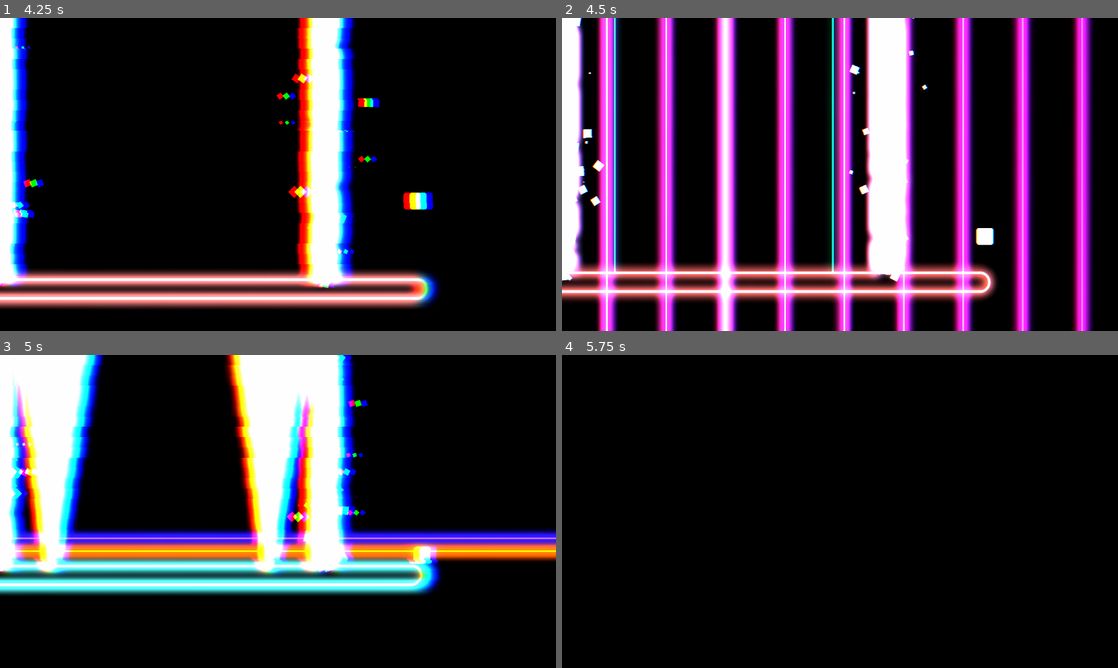
Above: before the commit, frames 1-4 (two rows, left to right).
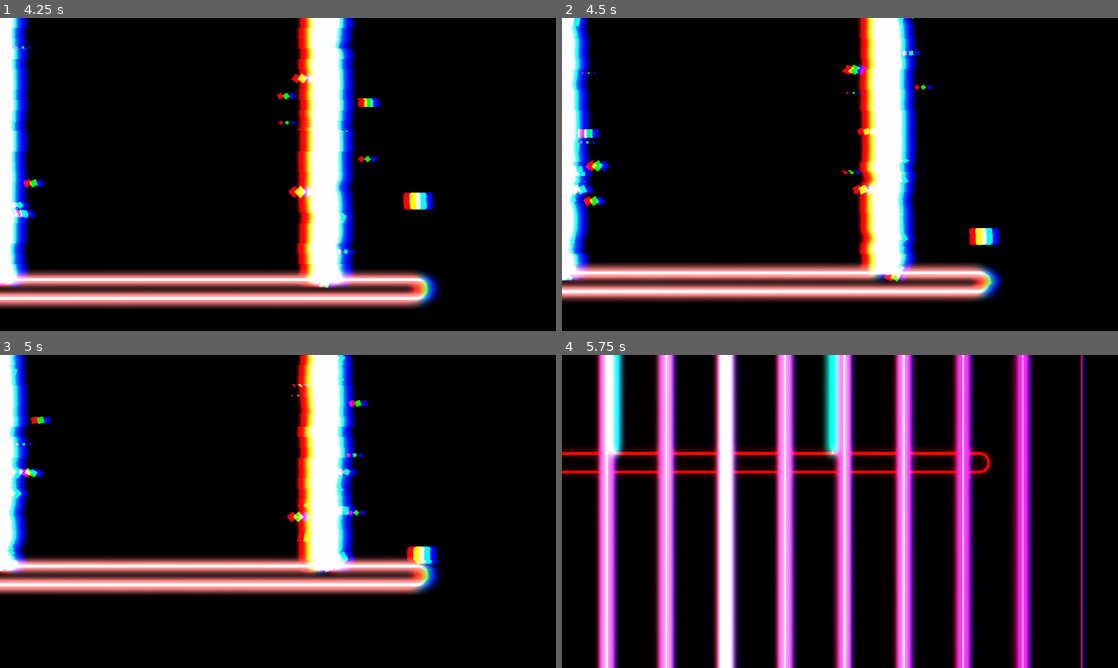
Above: after the commit, the same moments.

Repository: FireEntity1/beat-jumper
Game: Godot game, scene res://scenes/main_game.tscn
Two runs of this game, one before a commit and one after it. Both use one fixed random seed, a clock stepped at 60 frames per second and the inputs below. Sound files missing from this copy of the repository are replaced by a short silence.
Inputs (mouse positions are in pixels of both pictures, inside the frame that each line leads up to):
- Up to frame 1 (4.25 s): tap Enter at 0.5 s; move the mouse to (400, 158) at 0.52 s; hold D (right) 0.53-1.25 s; hold Shift (shift) 0.53-1.25 s; click (400, 158) at 0.67 s; tap Space (jump) at 0.77, 3.77 s; drag from (166, 190) to (250, 237) at 1.27 s; move the mouse to (333, 105) at 2.02 s; hold Left (left) 2.03-2.75 s; hold Shift (shift) 2.03-2.75 s; click (333, 105) at 2.17 s; drag from (250, 237) to (139, 268) at 2.77 s; move the mouse to (444, 221) at 3.52 s; hold D (right) from 3.53 s (still down); hold Shift (shift) from 3.53 s (still down); tap Alt at 3.6 s; click (444, 221) at 3.67 s
- Up to frame 2 (4.5 s): release D (right) at 4.25 s; release Shift (shift) at 4.25 s; drag from (673, 127) to (756, 96) at 4.27 s
- Up to frame 3 (5 s): no input
- Up to frame 4 (5.75 s): move the mouse to (867, 511) at 5.02 s; hold D (right) from 5.03 s (still down); hold Shift (shift) from 5.03 s (still down); tap Ctrl (dash) at 5.1 s; click (867, 511) at 5.17 s

Frame 1 is identical in both runs. In frame 2, 43% of the frame differs, in the area x 0-96%, y 0-100%; in frame 3, 31%; in frame 4, 37%.

Commit message:
feat: better event editing

Diff:
--- a/scripts/editor.gd
+++ b/scripts/editor.gd
@@ -2,6 +2,8 @@
 
 const TRACK = preload("res://components/track.tscn")
 const EVENT = preload("res://components/editor_event.tscn")
+
+const EVENT_WIDTH = 300
 
 var last_beat = {}
 
@@ -21,8 +23,6 @@
 var save_dir: String
 
 var cursor: float
-
-const EVENT_WIDTH = 300
 
 var cur_bpm: float
 
@@ -122,7 +122,6 @@
 		var events = groups[key]
 		var event = events[-1]
 		var track = $scroll/tracks.get_node(event.type + "/hbox")
-		#add_spacer(track, event.beat, event)
 
 		var max_width = EVENT_WIDTH*float(editor_scale)
 		for temp_event in events:
@@ -174,12 +173,6 @@
 			)
 		main_event.beat = float(main_event.beat)
 		track.add_child(main_event)
-
-func add_spacer(track, beat, event):
-	var spacer = Control.new()
-	spacer.custom_minimum_size.x = (event.beat-last_beat[event.type]) * EVENT_WIDTH
-	last_beat[event.type] = event.beat
-	track.add_child(spacer)
 
 func group_events(events):
 	var groups = {}
@@ -244,7 +237,6 @@
 	for i in range(map.data.size()):
 		if map.data[i] == old:
 			map.data[i] = new
-			print("changed!")
 			return
 
 func delete(event: Dictionary):
@@ -272,6 +264,7 @@
 		loaded.map = true
 	else:
 		FileAccess.open(dir+"/map.jump",FileAccess.WRITE).store_string(JSON.stringify(map))
+		loaded.map = true
 	if FileAccess.file_exists(dir + "/song.ogg") and load[1]:
 		#var song_path = dir.path_join("song.ogg")
 		var song_path = dir.path_join("song.ogg")
@@ -348,14 +341,12 @@
 	dialog.popup()
 	$pickimage.release_focus()
 
-
 func _on_play_button_up() -> void:
 	if not $song.playing:
 		$song.play()
 	elif $song.playing:
 		$song.stop()
 		cursor = snap(cursor)
-
 
 func _on_title_text_changed(new_text: String) -> void:
 	map.name = new_text
--- a/scripts/editor_event.gd
+++ b/scripts/editor_event.gd
@@ -70,21 +70,38 @@
 				editable.step = 10
 				editable.tick_count = 11
 				editable.connect("value_changed", _radius_value_changed)
+			"intensity":
+				editable = HSlider.new()
+				editable.value = event_data.intensity
+				editable.min_value = 0.0
+				editable.max_value = 2.0
+				editable.step = 0.05
+				editable.tick_count = 21
+				editable.connect("value_changed", _intensity_value_changed)
 			_:
-				editable = LineEdit.new()
-				editable.text = str(event_data[key])
-				editable.connect("text_changed",_on_editable_changed.bind(key))
+				if key == "type":
+					continue
+				if event_data[key] is bool:
+					editable = CheckBox.new()
+					editable.button_pressed = event_data[key]
+					editable.connect("toggled",_on_editable_changed.bind(key))
+				else:
+					editable = LineEdit.new()
+					editable.text = str(event_data[key])
+					editable.connect("text_changed",_on_editable_changed.bind(key))
 		if key != "rot":
 			$edit/container.add_child(label)
 			$edit/container.add_child(editable)
 		if key == "length":
 			custom_minimum_size.x = 300 * event_data.length
 
-func _on_editable_changed(text: String,key: String):
-	var old = event_data
+func _on_editable_changed(data,key: String):
+	var old = event_data.duplicate(true)
 	match key:
 		"new_bpm":
-			event_data[key] = float(text)
+			event_data[key] = float(data)
+		"status":
+			event_data[key] = data
 	parent.modify(old,event_data)
 
 func _on_speedpicker_changed(text):
@@ -122,6 +139,11 @@
 	event_data.colour = cols
 	parent.modify(old,event_data)
 
+func _intensity_value_changed(value: float):
+	var old = event_data
+	event_data.intensity = value
+	parent.modify(old,event_data)
+
 func _process(delta: float) -> void:
 	pass
 
--- a/scripts/event_handler.gd
+++ b/scripts/event_handler.gd
@@ -66,11 +66,6 @@
 		"status": true
 	},
 	{
-		"type": "bpm_change",
-		"beat": 8,
-		"new_bpm": 500
-	},
-	{
 		"type": "platform_colour",
 		"beat": 4+3,
 		"colour": "pink",
@@ -127,7 +122,13 @@
 		"type": "glitch",
 		"beat": 4+4,
 		"length": 3,
-		"strength": 0.5
+		"intensity": 0.5
+	},
+	{
+		"type": "shake",
+		"beat": 8,
+		"status": true,
+		"intensity": 1.0
 	},
 	{
 		"type": "platform_colour",
@@ -165,7 +166,7 @@
 		"type": "glitch",
 		"beat": 8+4,
 		"length": 4,
-		"strength": 0.5
+		"intensity": 0.5
 	},
 	{
 		"type": "platform_colour",
@@ -236,9 +237,9 @@
 				continue
 			elif event.type == "shake":
 				global.shake = event.status
-				global.shake_strength = event.strength
-				event_index += 1
-				print("shake set to ", event.status, " strength: ", event.strength)
+				global.shake_intensity = event.intensity
+				event_index += 1
+				print("shake set to ", event.status, " intensity: ", event.intensity)
 				continue
 			elif event.type == "visualizer":
 				global.visualizer = event.status
@@ -256,7 +257,7 @@
 				continue
 			elif event.type == "glitch":
 				glitch_timeout(event.length)
-				global.glitch_strength = event.strength
+				global.glitch_intensity = event.intensity
 				event_index += 1
 				continue
 			elif event.type == "bpm_change":
--- a/scripts/global.gd
+++ b/scripts/global.gd
@@ -20,10 +20,10 @@
 var current_col: Color
 
 var glitch = false
-var glitch_strength = 1
+var glitch_intensity = 1
 
 var shake = false
-var shake_strength = 0.5
+var shake_intensity = 0.5
 
 var prefire_sec = {
 	"laser": 0.6,
@@ -135,7 +135,7 @@
 		"type": "shake",
 		"beat": 0,
 		"status": true,
-		"strength": 0.5
+		"intensity": 0.5
 	},
 	"visualizer": {
 		"type": "visualizer",
@@ -158,7 +158,7 @@
 		"type": "glitch",
 		"beat": 0,
 		"length": 4,
-		"strength": 0.5
+		"intensity": 0.5
 	},
 	"bpm_change": {
 		"type": "bpm_change",
--- a/scripts/player.gd
+++ b/scripts/player.gd
@@ -29,7 +29,6 @@
 			kick_in = !kick_in
 
 func _process(delta: float) -> void:
-	print("Dashing: ", $sprite.material.get_shader_parameter("dir"))
 	if not global.camera_kick and not global.chromabb:
 		chromabb.set_shader_parameter("r_displacement",Vector2(0,0))
 		chromabb.set_shader_parameter("b_displacement",Vector2(0,0))
@@ -54,12 +53,13 @@
 		chromabb.set_shader_parameter("b_displacement",
 		chromabb.get_shader_parameter("b_displacement").move_toward(Vector2(-ci*3,ci*1.2),delta*300))
 	if global.shake:
-		shake.set_shader_parameter("ShakeStrength",global.shake_strength)
+		shake.set_shader_parameter("Shakeintensity",global.shake_intensity)
+		print("SHAKING")
 	else:
-		shake.set_shader_parameter("ShakeStrength",0.0)
+		shake.set_shader_parameter("Shakeintensity",0.0)
 	if global.glitch:
 		glitch.set_shader_parameter("running", true)
-		glitch.set_shader_parameter("shake_power",float(global.glitch_strength)/100)
+		glitch.set_shader_parameter("shake_power",float(global.glitch_intensity)/100)
 	else:
 		glitch.set_shader_parameter("running", false)
 	if global.vhs:
